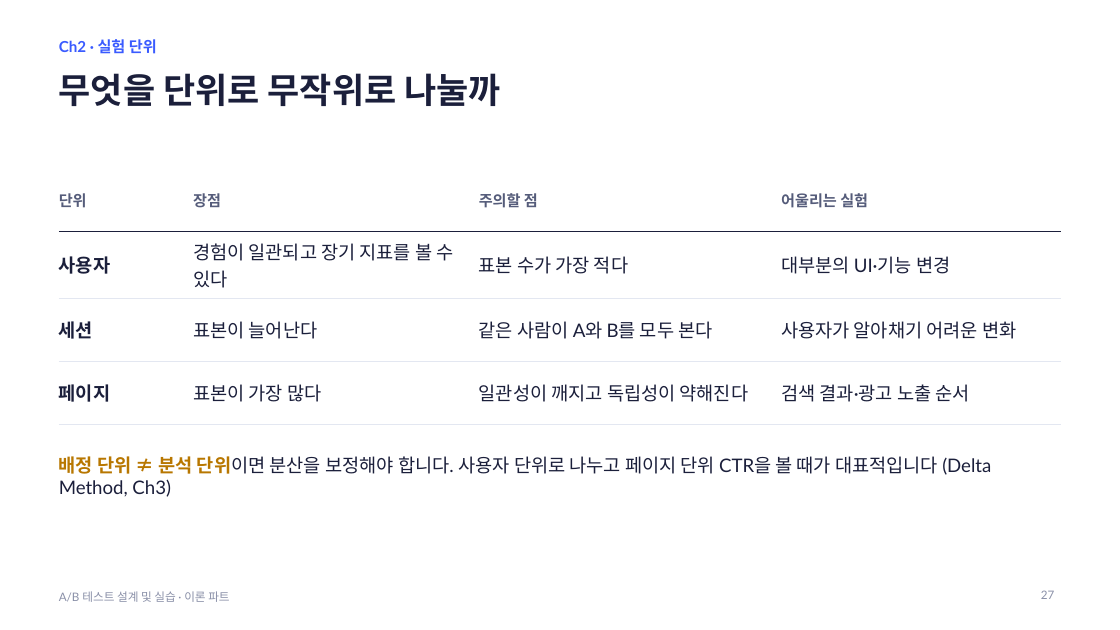
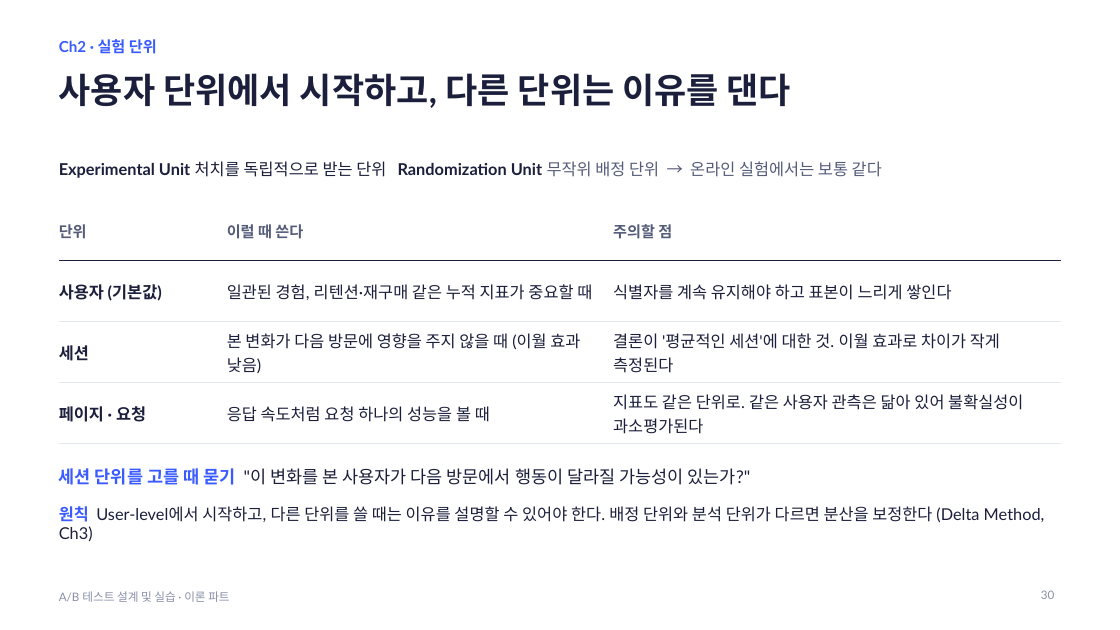
Before and after one commit to JungYeoni/quickmart-lab-rats, a slide deck: slide 30 of docs/lecture/ab-testing-theory.pptx (slide 27 before the commit). Drawn at 1120x630 pixels with LibreOffice and Linux fonts; fonts in the diff are those of the drawing. Boxes give left, top, right and bottom in pixels: in the first picture for what was removed or moved away, otherwise in the second. Text is boxed around its words. In the diff, an @@ line names an element or a change of style, - is before the commit and + after.

Commit message:
docs: 이론 PPT에 위키 04·05편과 실습 대비 슬라이드 반영
- 실습 사례 대비 비열등성 검정, 비율 지표 구성 효과, 트리거 분석 추가, 굿하트의 법칙 복원
- 위키 04편(실험 조직 원칙, 성숙도 모델)과 05편(실험 단위, 식별자, 반복 노출) 반영
- 가이드 덱 제작 기록 갱신

```diff
--- a/docs/lecture/ab-testing-theory.pptx
+++ b/docs/lecture/ab-testing-theory.pptx
@@ title at (x1=59, y1=73, x2=791, y2=108): text changed @@
-무엇을 단위로 무작위로 나눌까
+사용자 단위에서 시작하고, 다른 단위는 이유를 댄다
@@ table removed at (x1=59, y1=168, x2=1061, y2=406), 4 rows, 4 columns @@
-단위 | 장점 | 주의할 점 | 어울리는 실험
-사용자 | 경험이 일관되고 장기 지표를 볼 수 있다 | 표본 수가 가장 적다 | 대부분의 UI·기능 변경
-세션 | 표본이 늘어난다 | 같은 사람이 A와 B를 모두 본다 | 사용자가 알아채기 어려운 변화
-페이지 | 표본이 가장 많다 | 일관성이 깨지고 독립성이 약해진다 | 검색 결과·광고 노출 순서
@@ text added at (x1=59, y1=161, x2=882, y2=178), 14 pt, text #1B1F3B, bold @@
+Experimental Unit 처치를 독립적으로 받는 단위 Randomization Unit 무작위 배정 단위 → 온라인 실험에서는 보통 같다
@@ table added at (x1=59, y1=202, x2=1061, y2=438), 4 rows, 3 columns @@
+단위 | 이럴 때 쓴다 | 주의할 점
+사용자 (기본값) | 일관된 경험, 리텐션·재구매 같은 누적 지표가 중요할 때 | 식별자를 계속 유지해야 하고 표본이 느리게 쌓인다
+세션 | 본 변화가 다음 방문에 영향을 주지 않을 때 (이월 효과 낮음) | 결론이 '평균적인 세션'에 대한 것. 이월 효과로 차이가 작게 측정된다
+페이지 · 요청 | 응답 속도처럼 요청 하나의 성능을 볼 때 | 지표도 같은 단위로. 같은 사용자 관측은 닮아 있어 불확실성이 과소평가된다
@@ text added at (x1=59, y1=468, x2=751, y2=485), 15 pt, text #1B1F3B @@
+세션 단위를 고를 때 묻기 "이 변화를 본 사용자가 다음 방문에서 행동이 달라질 가능성이 있는가?"
@@ text at (x1=59, y1=506, x2=1045, y2=541): text changed; size 16 to 14 pt @@
-배정 단위 ≠ 분석 단위이면 분산을 보정해야 합니다. 사용자 단위로 나누고 페이지 단위 CTR을 볼 때가 대표적입니다 (Delta Method, Ch3)
+원칙 User-level에서 시작하고, 다른 단위를 쓸 때는 이유를 설명할 수 있어야 한다. 배정 단위와 분석 단위가 다르면 분산을 보정한다 (Delta Method, Ch3)
@@ page number at (x1=1041, y1=590, x2=1054, y2=599): text changed @@
-27
+30
```
Also in this commit, not shown: 10 other slides changed, 8 slides added, 1 other file.
